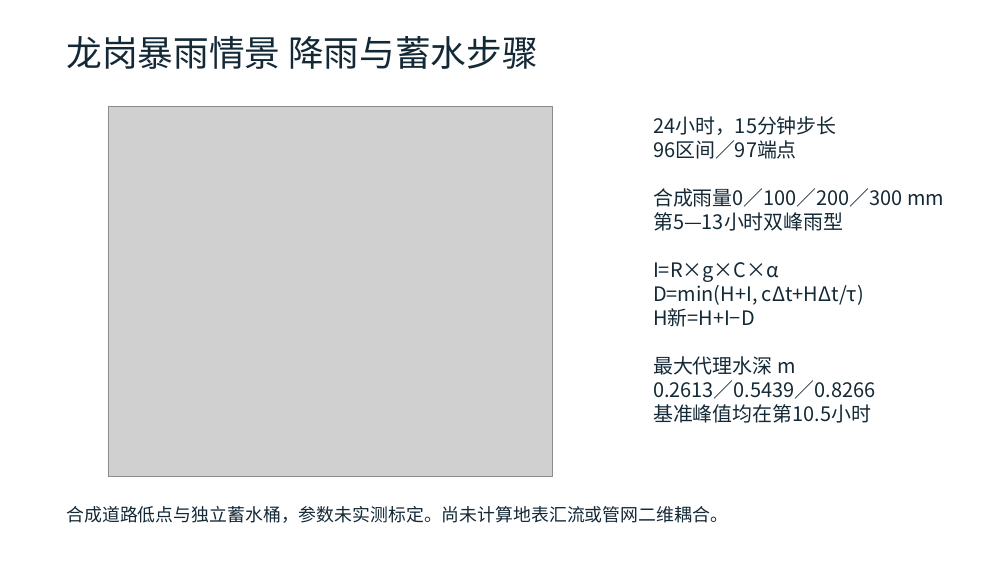
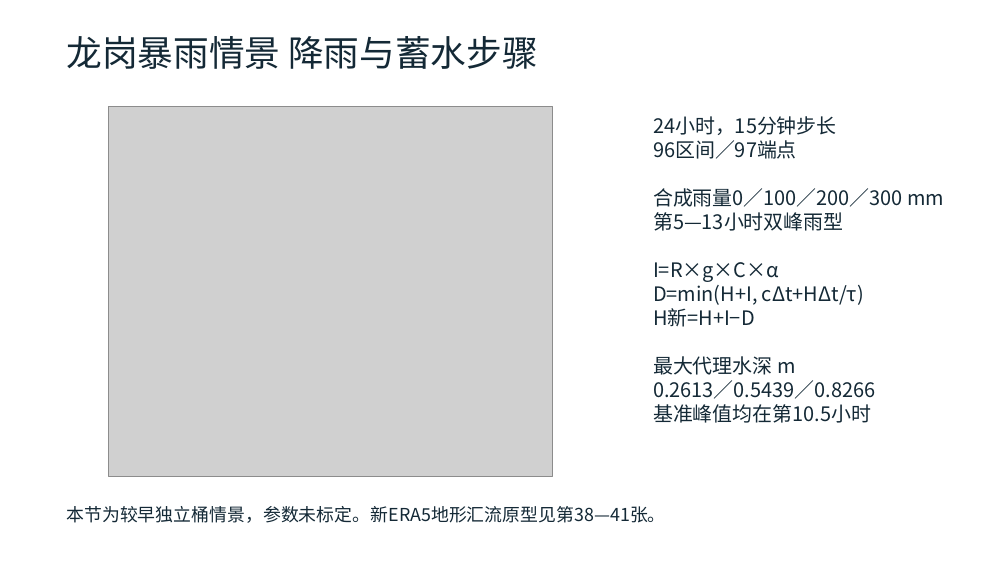
Before and after one commit to zhzhzh666/jiaotong, a slide deck: slide 34 of docs/deliverables/开题与阶段进展汇报.pptx. Drawn at 1008x567 pixels with LibreOffice and Linux fonts; fonts in the diff are those of the drawing; grey boxes stand for pictures. Boxes give left, top, right and bottom in pixels: in the first picture for what was removed or moved away, otherwise in the second. Text is boxed around its words. In the diff, an @@ line names an element or a change of style, - is before the commit and + after.

```diff
--- a/docs/deliverables/开题与阶段进展汇报.pptx
+++ b/docs/deliverables/开题与阶段进展汇报.pptx
@@ text at box(66, 506, 665, 523): text changed @@
-合成道路低点与独立蓄水桶，参数未实测标定。尚未计算地表汇流或管网二维耦合。
+本节为较早独立桶情景，参数未标定。新ERA5地形汇流原型见第38—41张。
```
Also in this commit, not shown: 8 other slides changed, 4 slides added, 16 other files.
